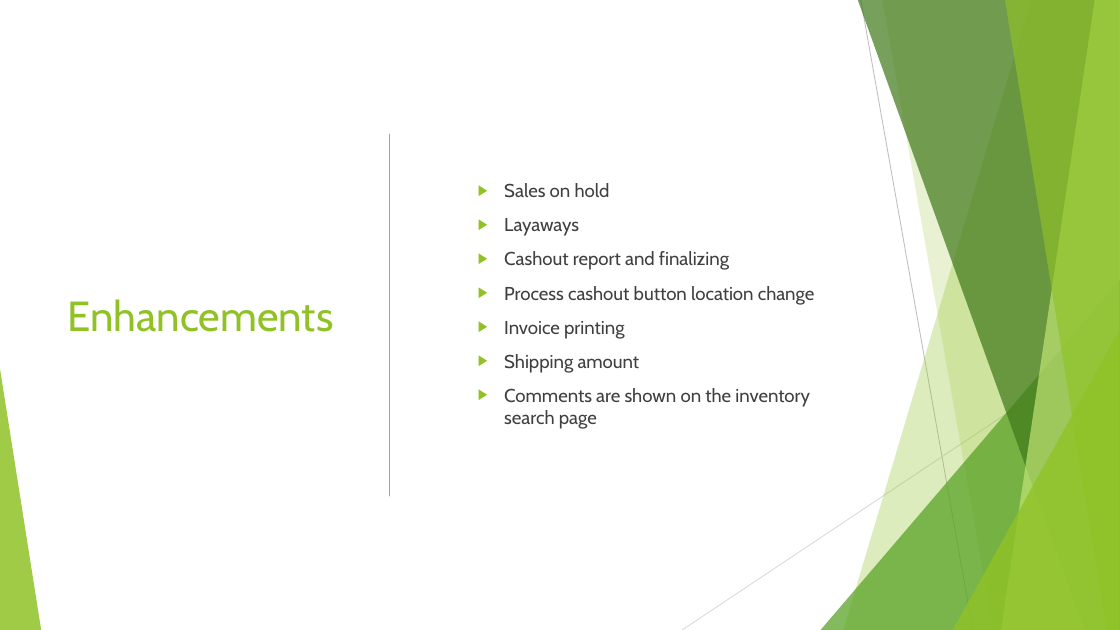
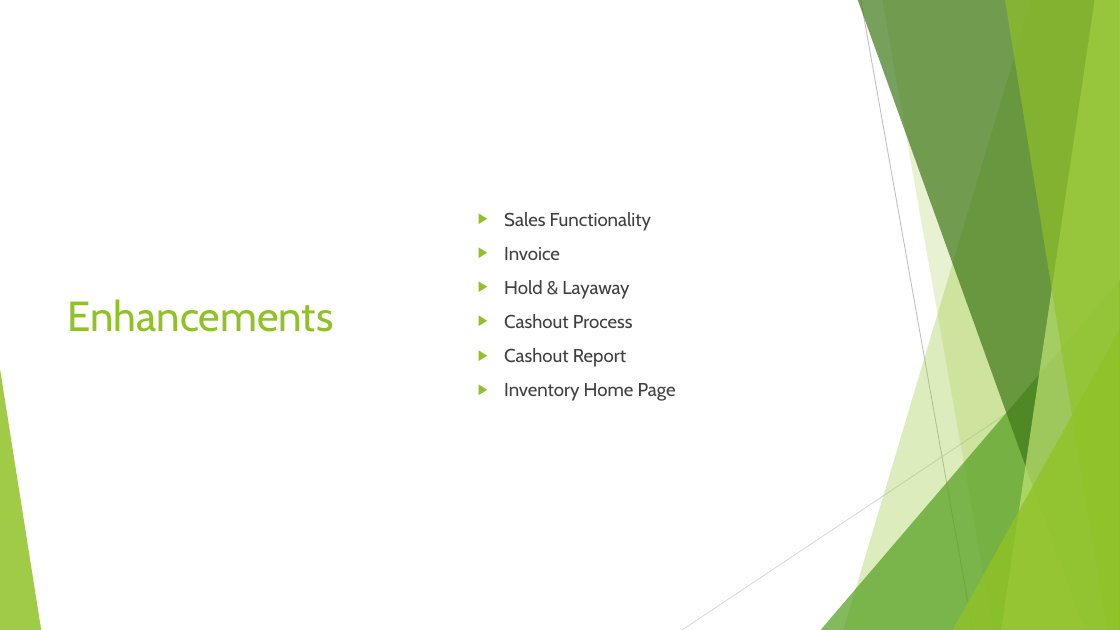
Before and after one commit to SweetSpotProShop/SweetSpot-Documentation, a slide deck: slide 2 of Release Powerpoints/V3.1.0 - WIP.pptx. Drawn at 1120x630 pixels with LibreOffice and Linux fonts; fonts in the diff are those of the drawing. Boxes give left, top, right and bottom in pixels: in the first picture for what was removed or moved away, otherwise in the second. Text is boxed around its words. In the diff, an @@ line names an element or a change of style, - is before the commit and + after.

```diff
--- a/Release Powerpoints/V3.1.0 - WIP.pptx
+++ b/Release Powerpoints/V3.1.0 - WIP.pptx
@@ line removed from (390, 134) to (390, 496) @@
@@ text at [504,212,676,401]: text changed @@
-  ▶ Sales on hold
-  ▶ Layaways
-  ▶ Cashout report and finalizing
-  ▶ Process cashout button location change
-  ▶ Invoice printing
-  ▶ Shipping amount
-  ▶ Comments are shown on the inventory search page
+  ▶ Sales Functionality
+  ▶ Invoice
+  ▶ Hold & Layaway
+  ▶ Cashout Process
+  ▶ Cashout Report
+  ▶ Inventory Home Page
```
Also in this commit, not shown: 1 slide added, 1 other file.
